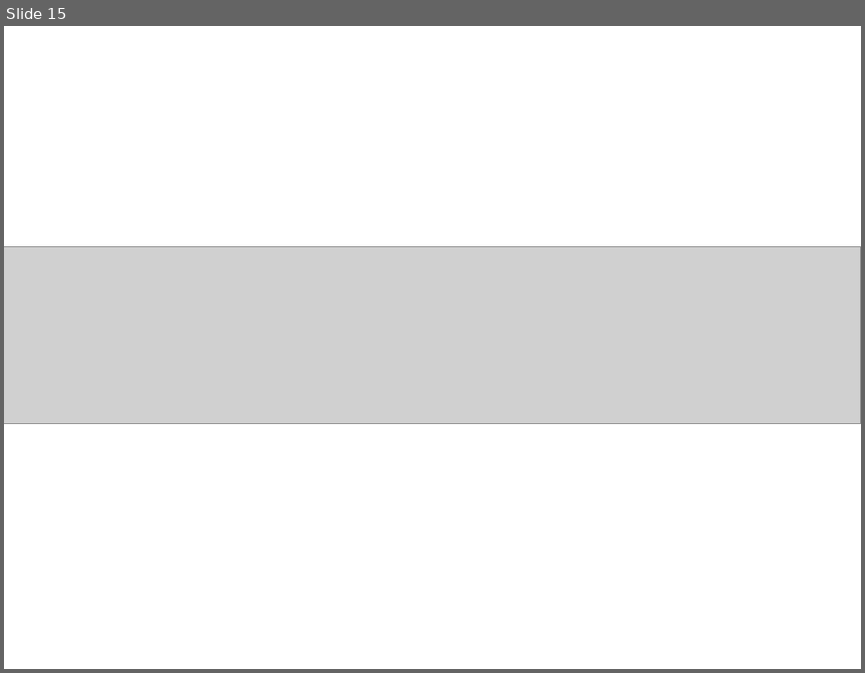
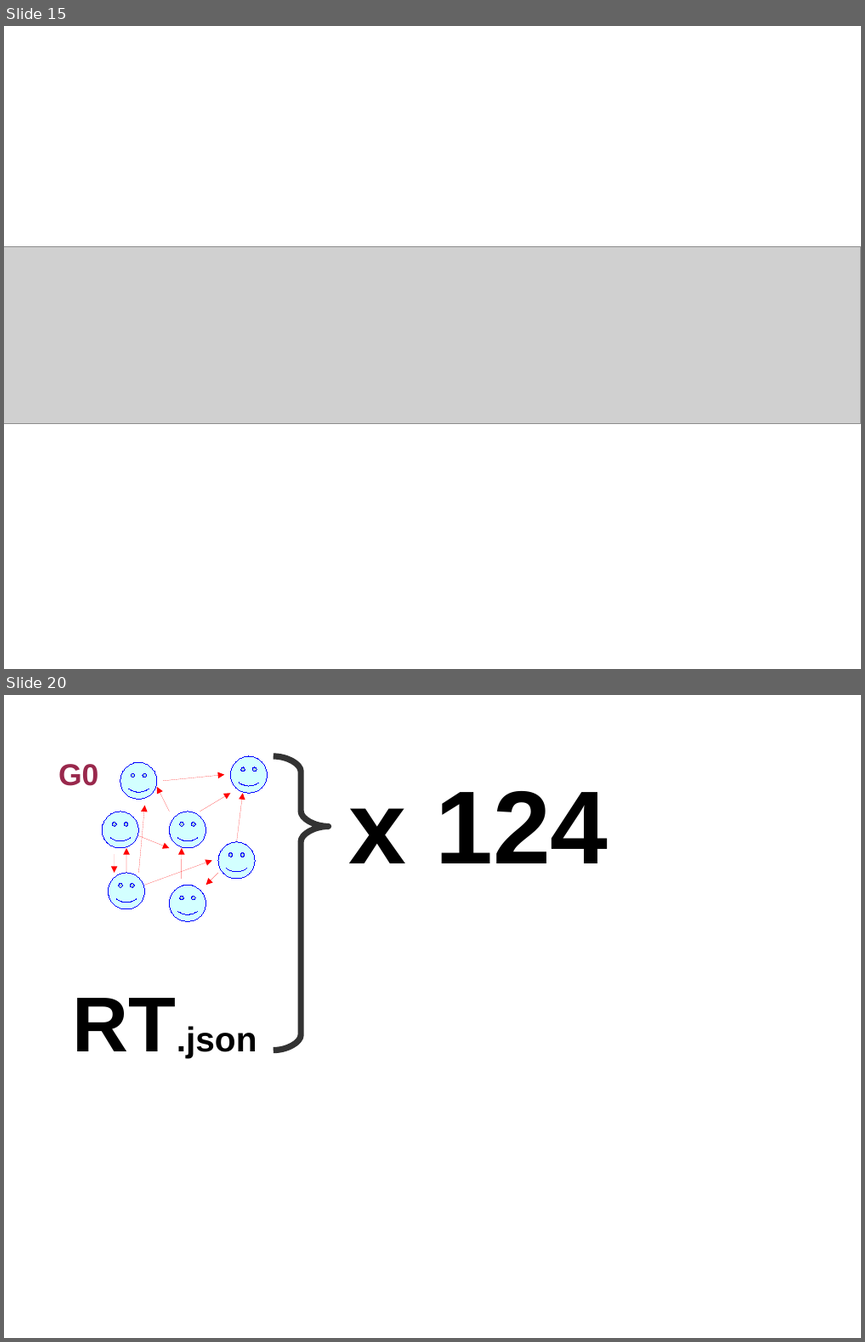
Before and after one commit to bfontaine/TwitterLiafa, a slide deck: docs/slides_fin_stage.odp. Shown one above the other, each under a label of ours: slide 15 before the commit, slides 15 and 20 after it; the slides between them are not shown. The pictures are 865x673 and 865x1342 pixels, drawn with LibreOffice and Linux fonts; fonts in the diff are those of the drawing; grey boxes stand for pictures. Boxes give left, top, right and bottom in pixels: in the first picture for what was removed or moved away, otherwise in the second. Text is boxed around its words. In the diff, an @@ line names an element or a change of style, - is before the commit and + after.

```diff
--- a/docs/slides_fin_stage.odp
+++ b/docs/slides_fin_stage.odp
@@ slide 20 added at (4, 695, 861, 1338), background #FFFFFF @@
@@ text added at (58, 764, 98, 786), 28 pt, text #99284C, bold @@
+G0
@@ smiley face added at (120, 763, 157, 800), fill #CCFFFF at 85% opacity, outline #0000FF 0 pt @@
@@ smiley face added at (230, 756, 267, 793), fill #CCFFFF at 85% opacity, outline #0000FF 0 pt @@
@@ freeform shape added at (273, 756, 328, 1050), outline #333333 5.67 pt @@
@@ arrow added from (170, 811) to (157, 787), #FF0000 0 pt @@
@@ arrow added from (164, 781) to (224, 774), #FF0000 0 pt @@
@@ arrow added from (200, 811) to (230, 793), #FF0000 0 pt @@
@@ arrow added from (236, 842) to (243, 793), #FF0000 0 pt @@
@@ text added at (349, 791, 608, 863), 96 pt, text #000000, bold @@
+x 124
@@ smiley face added at (102, 811, 138, 848), fill #CCFFFF at 85% opacity, outline #0000FF 0 pt @@
@@ arrow added from (138, 873) to (145, 805), #FF0000 0 pt @@
@@ smiley face added at (170, 811, 206, 848), fill #CCFFFF at 85% opacity, outline #0000FF 0 pt @@
@@ arrow added from (138, 836) to (170, 848), #FF0000 0 pt @@
@@ smiley face added at (218, 842, 255, 879), fill #CCFFFF at 85% opacity, outline #0000FF 0 pt @@
@@ smiley face added at (109, 873, 145, 909), fill #CCFFFF at 85% opacity, outline #0000FF 0 pt @@
@@ arrow added from (114, 855) to (114, 873), #FF0000 0 pt @@
@@ arrow added from (126, 873) to (126, 848), #FF0000 0 pt @@
@@ arrow added from (145, 885) to (212, 861), #FF0000 0 pt @@
@@ arrow added from (182, 879) to (182, 848), #FF0000 0 pt @@
@@ arrow added from (218, 873) to (206, 885), #FF0000 0 pt @@
@@ smiley face added at (170, 885, 206, 921), fill #CCFFFF at 85% opacity, outline #0000FF 0 pt @@
@@ text added at (73, 998, 257, 1058), 32 pt, text #000000, bold @@
+RT.json
```
Also in this commit, not shown: 10 slides changed, 4 other slides added.
